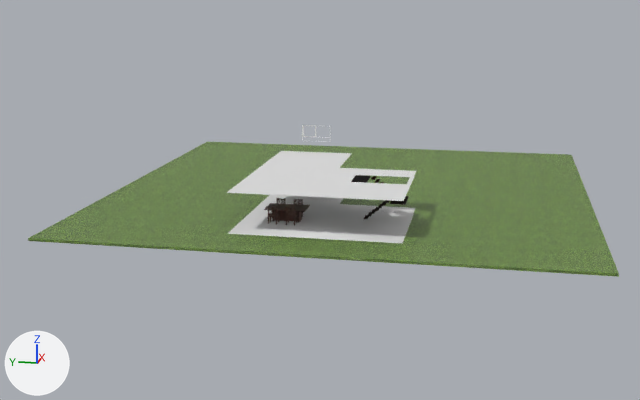
One commit to the FBX model Proyecto_CG/Programa/bin/models/brillosos.fbx: the scene before it, then after it.
One viewpoint serves both versions: a 50 mm camera at (-75.2, -12.1, 17.6) aimed at (-1.4, 2.7, -0.9). The axes (+X, +Y, +Z) are drawn at lower left. The lights are the same throughout. Where no turn or scale is listed for an object, it has been applied to the vertices.

Names of what the first picture shows: 'P2_Piso', 'PB_piso', 'Suelo'.
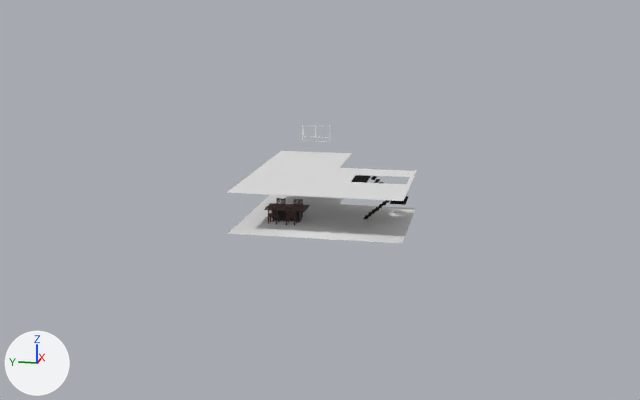
The change, as JSON lines over the scene's bpy script:
```json
{"op": "remove", "block": "ob_suelo", "code": ["ob_suelo = bpy.data.objects.new('Suelo', me_cube_005)", "ob_suelo.location = (0.0, 0.0, 0.0)"]}
```

Boxes [x1, y1, x2, y2] around the edits, measured in the pictures (640 x 400 px):
```json
{"object": "Suelo", "change": "deleted", "before": [28, 142, 619, 277], "on screen": "green"}
```
